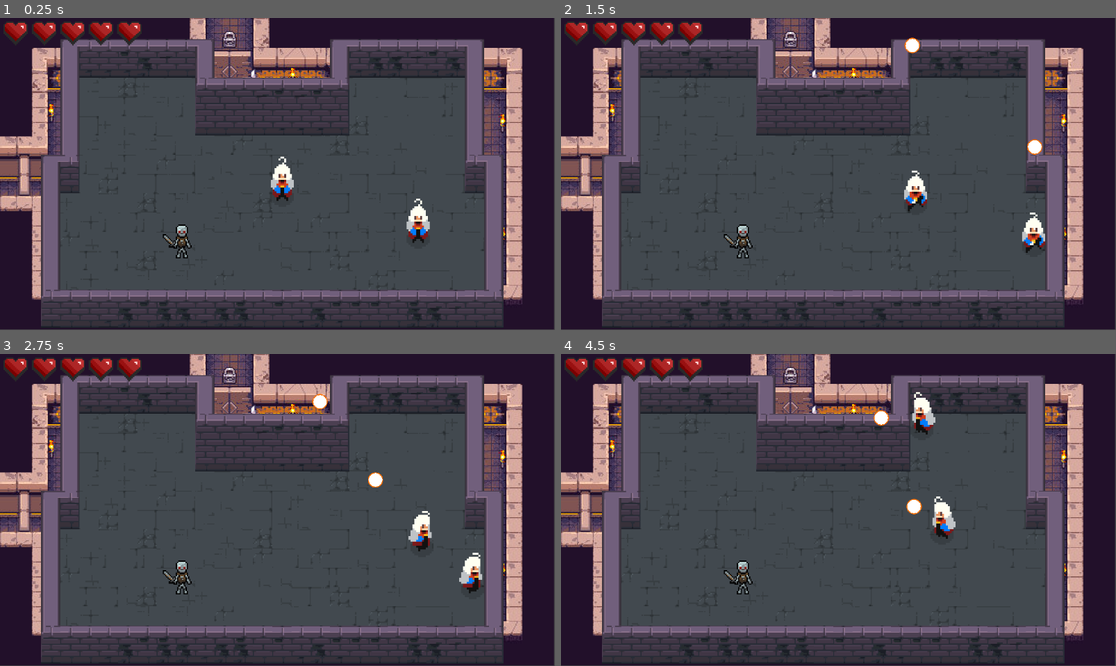
Above: before the commit, frames 1-4 (two rows, left to right).
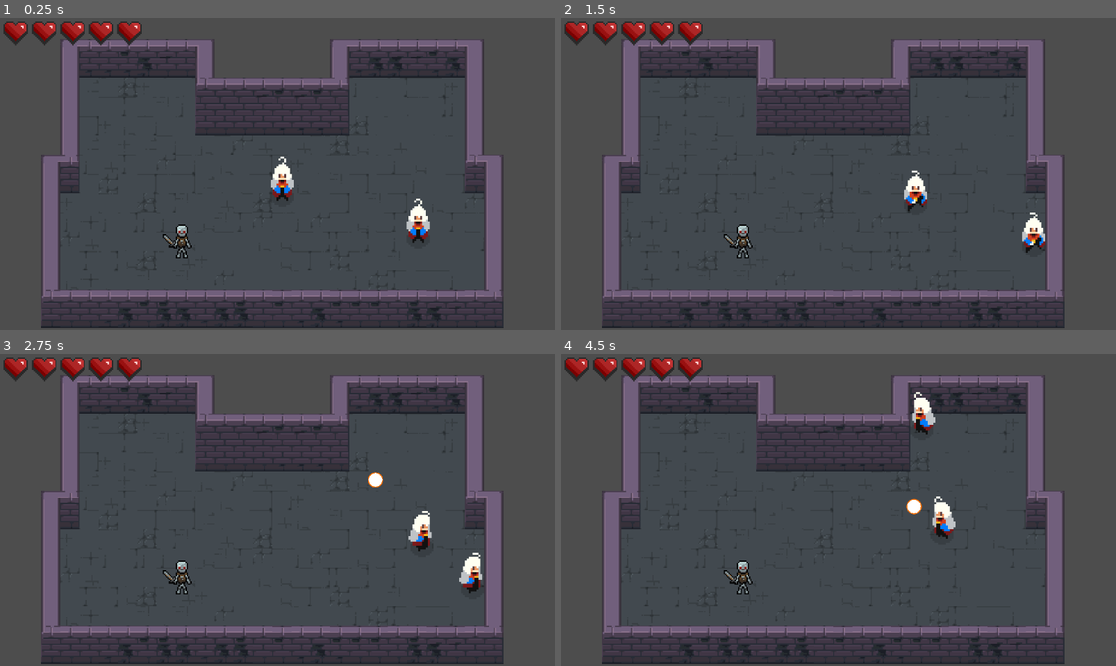
Above: after the commit, the same moments.

Repository: GuusOomen/Arcane-Dungeons-Trials-of-the-Elements
Game: Godot game, scene res://main.tscn
Same seed, same stepped clock (60 frames per second), same inputs: the game is played once before the commit and once after it.
Inputs (mouse positions are in pixels of both pictures, inside the frame that each line leads up to):
- Up to frame 1 (0.25 s): no input
- Up to frame 2 (1.5 s): move the mouse to (960, 158) at 0.52 s; hold D (right) 0.53-1.28 s; click (960, 158) at 0.6 s; move the mouse to (727, 189) at 1.27 s; hold S (down) from 1.28 s (still down); tap Space (attack) at 1.35 s
- Up to frame 3 (2.75 s): click (166, 525) at 1.55 s; move the mouse to (333, 441) at 2.02 s; release S (down) at 2.03 s; hold D (right) from 2.03 s (still down); click (333, 441) at 2.1 s
- Up to frame 4 (4.5 s): move the mouse to (810, 572) at 2.77 s; release D (right) at 2.78 s; hold W (up) 2.78-3.53 s; tap Ctrl (dash) at 2.85 s; click (810, 572) at 3.05 s; move the mouse to (1005, 556) at 3.52 s; hold A (left) from 3.53 s (still down); tap Shift (roll) at 3.6 s; click (1005, 556) at 3.8 s; move the mouse to (672, 463) at 4.27 s; click (672, 463) at 4.35 s

The runs differ from the first frame. In frame 1, 26% of the frame differs, in the area x 0-100%, y 0-100%; in frame 2, 26%; in frame 3, 26%; in frame 4, 26%.

Commit message:
fixed projectile wall layering

Diff:
--- a/Character_controls.gd
+++ b/Character_controls.gd
@@ -43,12 +43,12 @@
 		hearts_list.append(child)
 
 func get_input():
-	var input_direction = Input.get_vector("left", "right", "up", "down")
+	var input_direction := Input.get_vector("left", "right", "up", "down")
 	velocity = input_direction * SPEED
 
 func _physics_process(delta: float) -> void:
 	# Handle movement input in four directions
-	var input_vector = Vector2(
+	var input_vector := Vector2(
 		Input.get_action_strength("right") - Input.get_action_strength("left"),
 		Input.get_action_strength("down") - Input.get_action_strength("up")
 	).normalized()
@@ -138,7 +138,7 @@
 	projectile.cast_group = "Player"
 	projectile.direction = (get_global_mouse_position() - global_position).normalized()
 	projectile.global_position = global_position + 50.0 * projectile.direction
-	get_tree().root.add_child(projectile)
+	get_tree().current_scene.add_child(projectile)
 
 func start_dash(direction: Vector2) -> void:
 	is_dashing = true
--- a/Main_character.tscn
+++ b/Main_character.tscn
@@ -36,7 +36,7 @@
 [ext_resource type="Texture2D" uid="uid://7l74qd4okm6v" path="res://main_character/Side/Sheate.png" id="32_at81v"]
 [ext_resource type="Texture2D" uid="uid://xjbpewrc7f8q" path="res://main_character/Side/Slash 2.png" id="33_rd3nv"]
 [ext_resource type="Texture2D" uid="uid://diq8neiktbeho" path="res://main_character/Side/Walk.png" id="34_45jma"]
-[ext_resource type="Script" path="res://wall_checker.gd" id="37_p3vvw"]
+[ext_resource type="Script" path="res://wall_hider.gd" id="37_p3vvw"]
 
 [sub_resource type="AtlasTexture" id="AtlasTexture_wosla"]
 atlas = ExtResource("3_y36h0")
@@ -1334,6 +1334,7 @@
 height = 14.0
 
 [node name="Player" type="CharacterBody2D" groups=["Player"]]
+collision_layer = 0
 motion_mode = 1
 script = ExtResource("1_neyl5")
 projectile_scene = ExtResource("2_30pio")
@@ -1349,11 +1350,11 @@
 rotation = 1.5708
 shape = SubResource("CapsuleShape2D_a7k2p")
 
-[node name="WallChecker" type="Area2D" parent="."]
+[node name="WallHider" type="Area2D" parent="."]
 position = Vector2(0, 1)
 script = ExtResource("37_p3vvw")
 
-[node name="CollisionShape2D" type="CollisionShape2D" parent="WallChecker"]
+[node name="CollisionShape2D" type="CollisionShape2D" parent="WallHider"]
 z_index = 1
 position = Vector2(0, -1)
 shape = SubResource("CapsuleShape2D_q4xwv")
--- a/main.tscn
+++ b/main.tscn
@@ -9,6 +9,7 @@
 [node name="Node" type="Node"]
 
 [node name="TextureRect" type="TextureRect" parent="."]
+visible = false
 z_index = -100
 offset_right = 1150.0
 offset_bottom = 647.0
@@ -17,12 +18,10 @@
 [node name="Player" parent="." instance=ExtResource("2_pqbwu")]
 position = Vector2(586, 328)
 scale = Vector2(4, 4)
-collision_layer = 0
 
 [node name="Player2" parent="." instance=ExtResource("2_pqbwu")]
 position = Vector2(868, 415)
 scale = Vector2(4, 4)
-collision_layer = 0
 
 [node name="Room1" parent="." instance=ExtResource("3_w78d1")]
 position = Vector2(565, 444)
--- a/projectile.gd
+++ b/projectile.gd
@@ -4,13 +4,13 @@
 @export var direction := Vector2.RIGHT
 @export var speed := 300.0
 
-func _process(delta: float) -> void:
-	$Sprite2D.z_index = global_position.y / 10
-
 func _physics_process(delta: float) -> void:
 	velocity = speed * direction
 	move_and_slide()
 	speed *= 1.01
+	for i in get_slide_collision_count():
+		if get_slide_collision(i).get_collider() is TileMapLayer:
+			destroy()
 
 func destroy() -> void:
 	call_deferred("queue_free")
--- a/projectile.tscn
+++ b/projectile.tscn
@@ -1,17 +1,38 @@
-[gd_scene load_steps=4 format=3 uid="uid://b1sl54bed4u5h"]
+[gd_scene load_steps=7 format=3 uid="uid://b1sl54bed4u5h"]
 
 [ext_resource type="Script" path="res://projectile.gd" id="1_hrn44"]
 [ext_resource type="Texture2D" uid="uid://dpah4kwbso8ya" path="res://main_character/fire_ball.png" id="2_glqny"]
+[ext_resource type="Script" path="res://wall_hider.gd" id="3_pqlyo"]
+
+[sub_resource type="CapsuleShape2D" id="CapsuleShape2D_yh2m3"]
+radius = 1.0
+height = 32.0
+
+[sub_resource type="CircleShape2D" id="CircleShape2D_0ugwy"]
+radius = 15.0
 
 [sub_resource type="CircleShape2D" id="CircleShape2D_cu7uf"]
-radius = 14.0
+radius = 12.0
 
 [node name="Projectile" type="CharacterBody2D"]
+collision_layer = 0
 script = ExtResource("1_hrn44")
 
 [node name="Sprite2D" type="Sprite2D" parent="."]
 scale = Vector2(0.75, 0.75)
 texture = ExtResource("2_glqny")
+
+[node name="CollisionShape2D" type="CollisionShape2D" parent="."]
+position = Vector2(0, 15)
+rotation = 1.5708
+shape = SubResource("CapsuleShape2D_yh2m3")
+
+[node name="WallHider" type="Area2D" parent="."]
+script = ExtResource("3_pqlyo")
+
+[node name="CollisionShape2D" type="CollisionShape2D" parent="WallHider"]
+position = Vector2(0, -1)
+shape = SubResource("CircleShape2D_0ugwy")
 
 [node name="Damagebox" type="Area2D" parent="."]
 
--- a/rooms/Room1.tscn
+++ b/rooms/Room1.tscn
@@ -351,16 +351,19 @@
 [node name="Room1" type="Node2D"]
 
 [node name="HorizontalWalls" type="TileMapLayer" parent="."]
+z_index = 1
 use_parent_material = true
 tile_map_data = PackedByteArray("AAD9//r/AAADAAEAAAD+//r/AAADAAEAAAD///r/AAADAAEAAAAAAPr/AAADAAQAAAABAPr/AAADAAQAAAACAP …(1296 unchanged characters)…
 tile_set = SubResource("TileSet_taxv7")
 
 [node name="VerticalWalls" type="TileMapLayer" parent="."]
+z_index = 1
 use_parent_material = true
 tile_map_data = PackedByteArray("AAADAPj/AAAEAAEAAAADAPf/AAACAAEAAAADAPb/AAACAAAAAAD8//j/AAACAAIAAAD8//f/AAACAAEAAAD8// …(624 unchanged characters)…
 tile_set = SubResource("TileSet_gpoy5")
 
 [node name="Floor" type="TileMapLayer" parent="."]
-z_index = -1
+z_index = -4096
+z_as_relative = false
 tile_map_data = PackedByteArray("AAD2//j/AAAAAAsAAAD2//n/AAAMAAgAAAD2//r/AAANAAoAAAD2//v/AAAAAAsAAAD2//z/AAALAAkAAAD2// …(3216 unchanged characters)…
 tile_set = SubResource("TileSet_1ep57")
--- a/wall_checker.gd
+++ b/wall_hider.gd
@@ -1,3 +1,4 @@
+class_name WallHider
 extends Area2D
 
 func _physics_process(delta: float) -> void:
@@ -5,4 +6,4 @@
 	for body in get_overlapping_bodies():
 		if body is TileMapLayer:
 			contains_wall = true
-	get_node("../AnimatedSprite2D").z_index = int(contains_wall)
+	get_parent().z_index = 2 * int(contains_wall)
